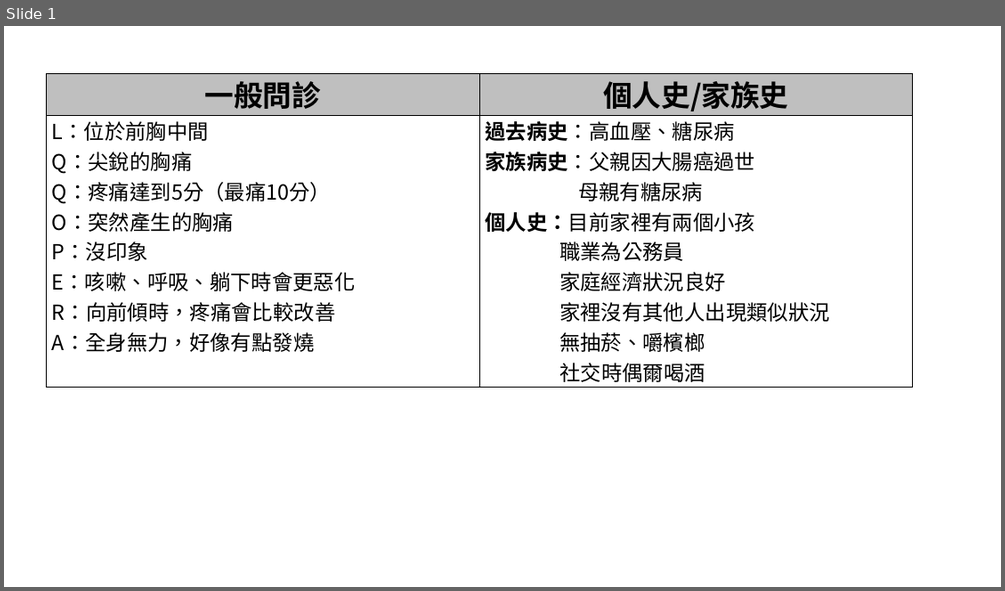
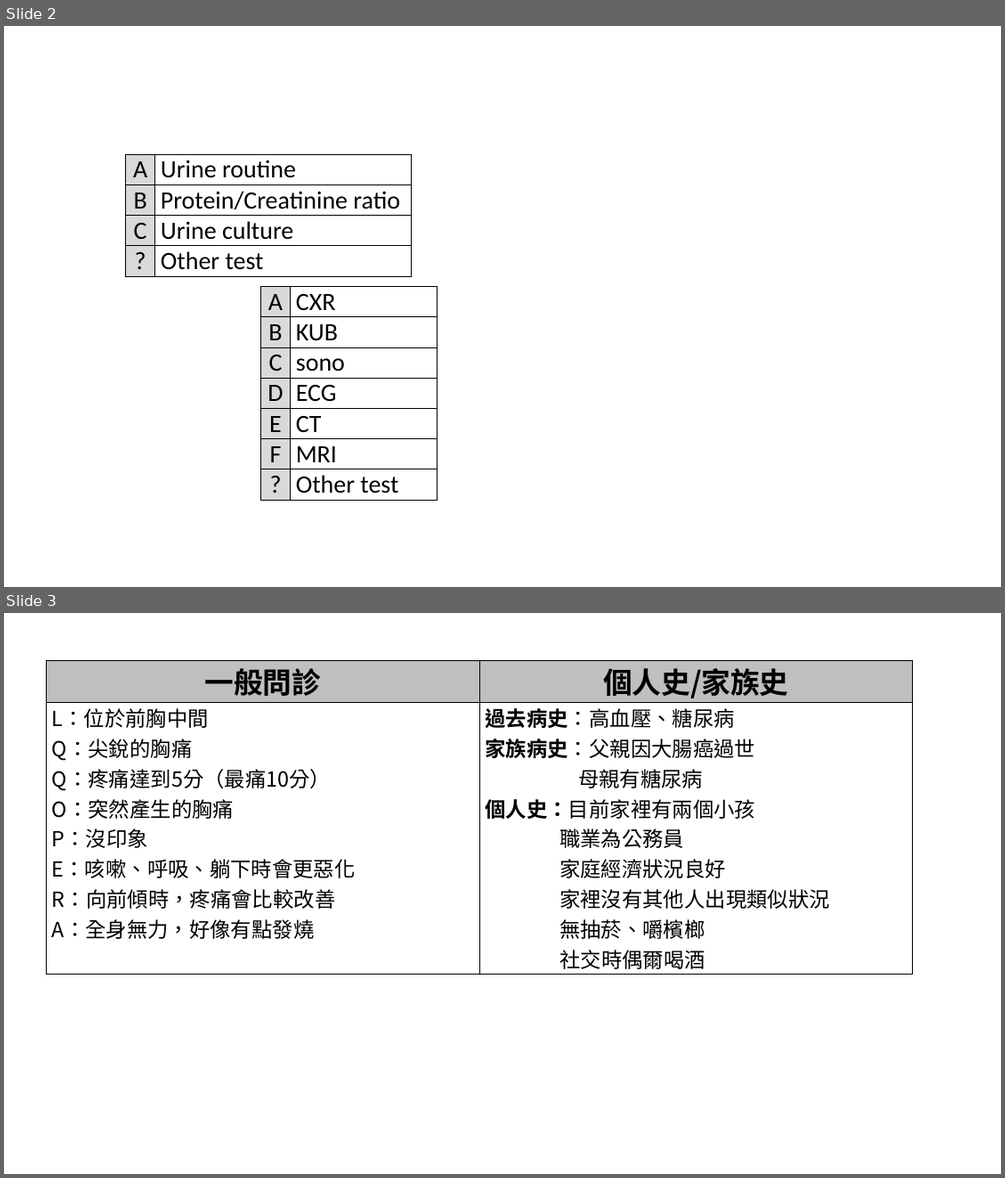
Before and after one commit to CYH16/CaseBot, a slide deck: 原始資料/簡報1.pptx. Shown one above the other, each under a label of ours: slide 1 before the commit, slides 2 and 3 after it. The pictures are 1005x591 and 1005x1178 pixels, drawn with LibreOffice and Linux fonts; fonts in the diff are those of the drawing. Boxes give left, top, right and bottom in pixels: in the first picture for what was removed or moved away, otherwise in the second. Text is boxed around its words. In the diff, an @@ line names an element or a change of style, - is before the commit and + after.

```diff
--- a/原始資料/簡報1.pptx
+++ b/原始資料/簡報1.pptx
@@ slide 2 added at <box>4,26,1001,587</box>, background #FFFFFF @@
@@ table added at <box>126,155,411,274</box>, 4 rows, 2 columns @@
+A | Urine routine
+B | Protein/Creatinine ratio
+C | Urine culture
+? | Other test
@@ table added at <box>260,286,437,497</box>, 7 rows, 2 columns @@
+A | CXR
+B | KUB
+C | sono
+D | ECG
+E | CT
+F | MRI
+? | Other test
@@ what was slide 1 is now slide 3 @@
```
Also in this commit, not shown: 1 other slide added, 9 other files.
